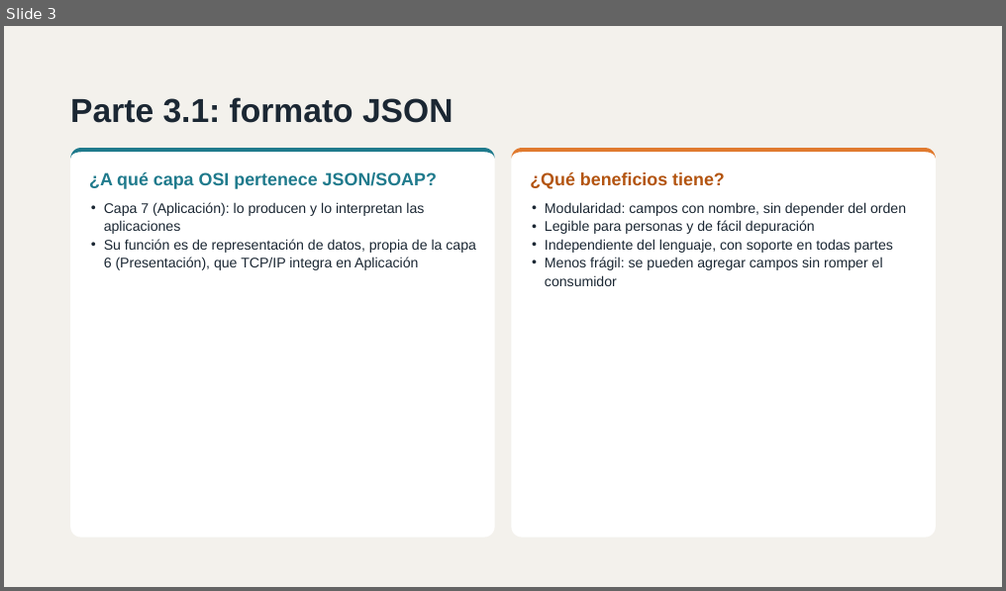
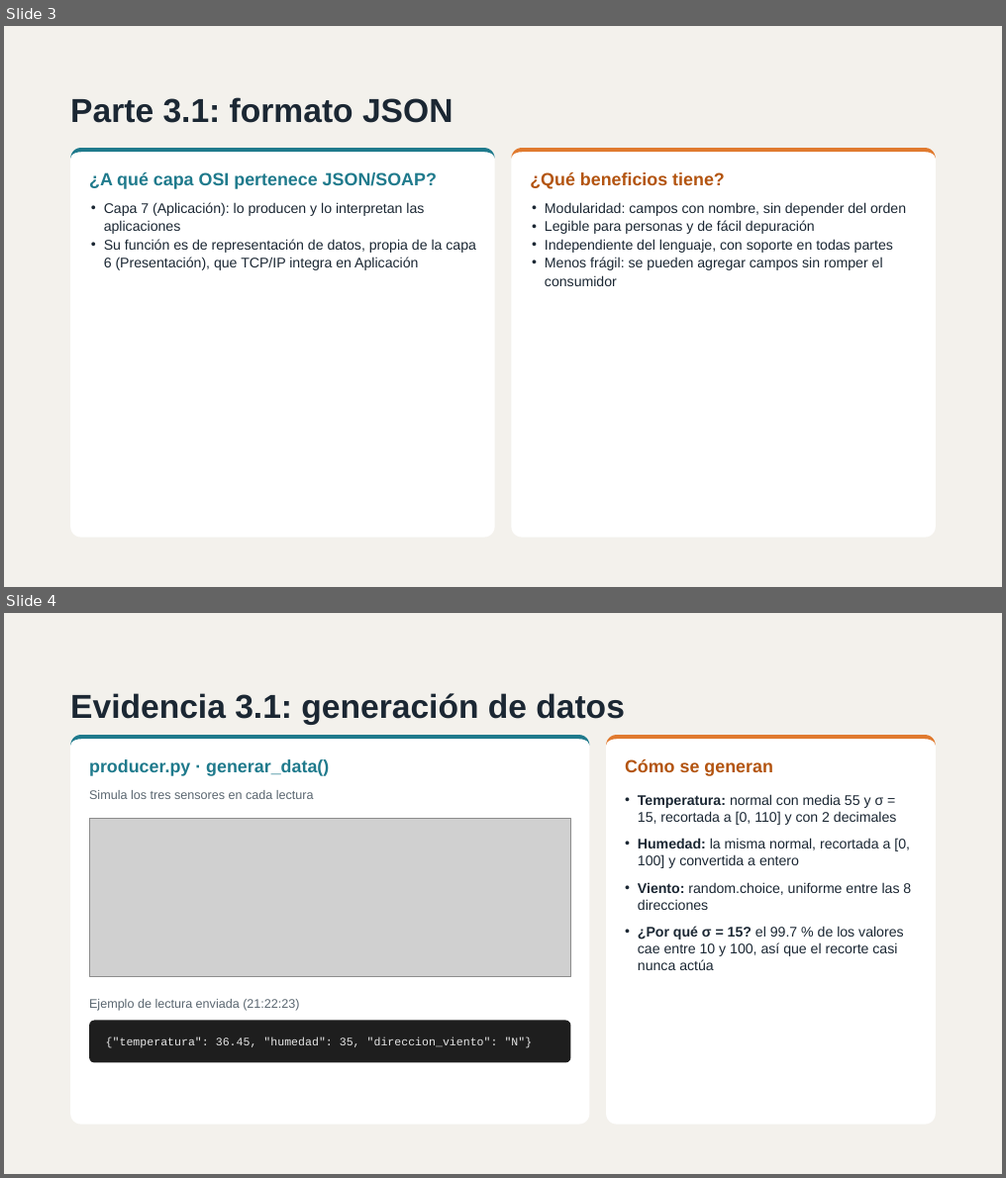
Before and after one commit to nicollegordillo/IOT-estacion-meteorologica, a slide deck: IoTEstaciónMeteorológica.pptx. Shown one above the other, each under a label of ours: slide 3 before the commit, slides 3 and 4 after it. The pictures are 1006x591 and 1006x1178 pixels, drawn with LibreOffice and Linux fonts; fonts in the diff are those of the drawing; grey boxes stand for pictures. Boxes give left, top, right and bottom in pixels: in the first picture for what was removed or moved away, otherwise in the second. Text is boxed around its words. In the diff, an @@ line names an element or a change of style, - is before the commit and + after.

Commit message:
Added: presentación en pdf

```diff
--- a/IoTEstaciónMeteorológica.pptx
+++ b/IoTEstaciónMeteorológica.pptx
@@ slide 4 added at box(4, 613, 1002, 1174), background #F3F1EC @@
@@ title added at box(70, 693, 625, 725), 32 pt, text #1B2733, bold @@
+Evidencia 3.1: generación de datos
@@ rounded rectangle added at box(70, 735, 589, 1125), fill #FFFFFF @@
@@ freeform shape added at box(70, 735, 589, 1125), fill #1F7A8C @@
@@ text added at box(89, 760, 329, 776), 17 pt, text #1F7A8C, bold @@
+producer.py · generar_data()
@@ rounded rectangle added at box(606, 735, 936, 1125), fill #FFFFFF @@
@@ freeform shape added at box(606, 735, 936, 1125), fill #E07A2F @@
@@ text added at box(625, 760, 772, 776), 17 pt, text #B35410, bold @@
+Cómo se generan
@@ text added at box(89, 790, 314, 799), 12 pt, text #5A6670 @@
+Simula los tres sensores en cada lectura
@@ picture added at box(89, 819, 570, 977) @@
@@ text added at box(638, 794, 911, 970), 13.5 pt, text #1B2733 @@
+• Temperatura: normal con media 55 y σ = 15, recortada a [0, 110] y con 2 decimales
+• Humedad: la misma normal, recortada a [0, 100] y convertida a entero
+• Viento: random.choice, uniforme entre las 8 direcciones
+• ¿Por qué σ = 15? el 99.7 % de los valores cae entre 10 y 100, así que el recorte casi nunca actúa
@@ text added at box(89, 999, 299, 1011), 12 pt, text #5A6670 @@
+Ejemplo de lectura enviada (21:22:23)
@@ rounded rectangle added at box(89, 1020, 570, 1062), fill #1E1E1E, 11 pt, text #E6E6E6 @@
+{"temperatura": 36.45, "humedad": 35, "direccion_viento": "N"}
```
Also in this commit, not shown: 5 other slides added, 2 slides removed, 1 other file.
